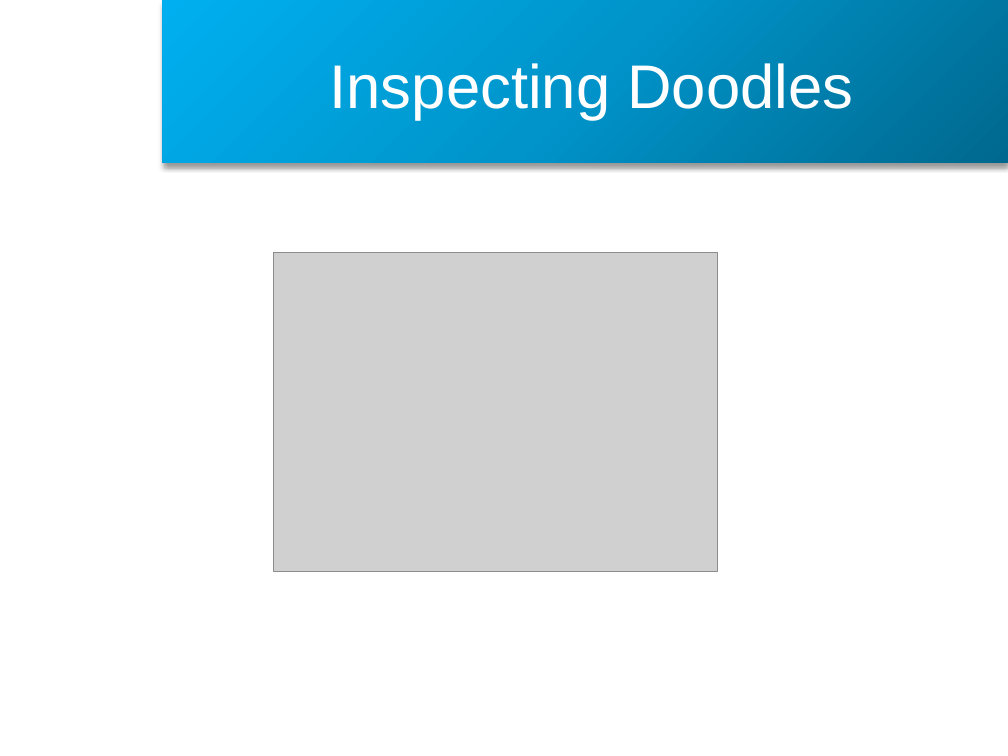
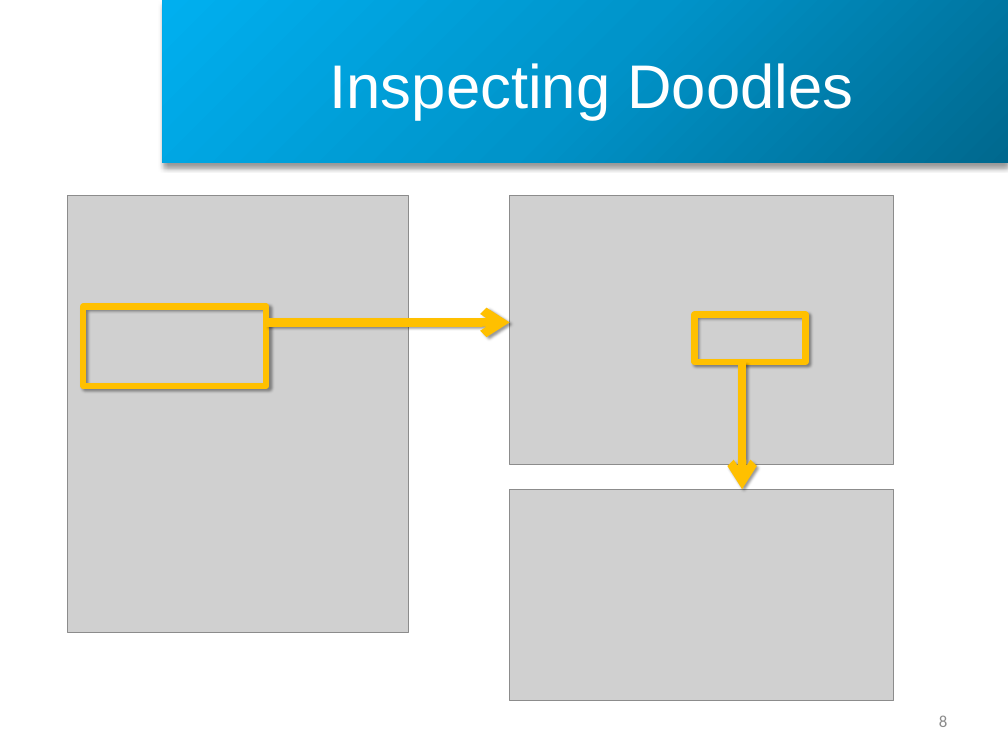
Before and after one commit to CedricReichenbach/DoodleDebug, a slide deck: slide 8 of presentations/Demo DoodleDebug Spring 2013.pptx (slide 12 before the commit). Drawn at 1008x756 pixels with LibreOffice and Linux fonts; fonts in the diff are those of the drawing; grey boxes stand for pictures; background and template pictures are left out. Boxes give left, top, right and bottom in pixels: in the first picture for what was removed or moved away, otherwise in the second. Text is boxed around its words. In the diff, an @@ line names an element or a change of style, - is before the commit and + after.

```diff
--- a/presentations/Demo DoodleDebug Spring 2013.pptx
+++ b/presentations/Demo DoodleDebug Spring 2013.pptx
@@ picture added at (x1=68, y1=196, x2=408, y2=632) @@
@@ picture resized from (x1=274, y1=253, x2=718, y2=572) to (x1=510, y1=196, x2=894, y2=465) @@
@@ rectangle added at (x1=84, y1=306, x2=267, y2=386), outline #FFC000 4.5 pt @@
@@ arrow added from (266, 323) to (510, 323), #FFC000 6 pt @@
@@ rectangle added at (x1=695, y1=314, x2=805, y2=362), outline #FFC000 4.5 pt @@
@@ arrow added from (742, 362) to (742, 489), #FFC000 6 pt @@
@@ picture added at (x1=510, y1=489, x2=894, y2=701) @@
@@ page number added at (x1=939, y1=715, x2=947, y2=727), 12 pt, text #8C8C8C @@
+8
```
Also in this commit, not shown: 12 other slides changed, 4 slides added, 5 slides removed, 28 other files.
